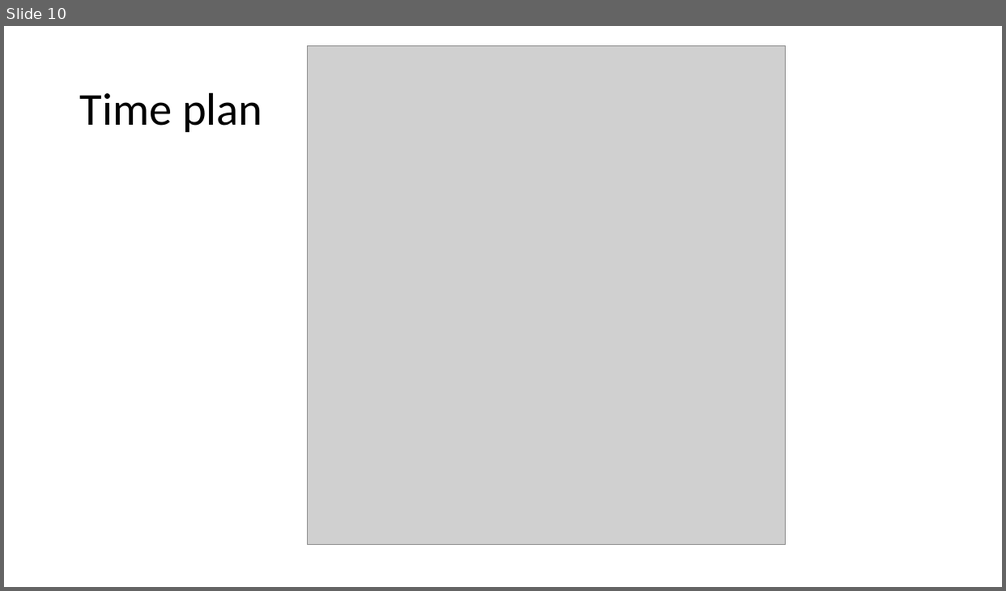
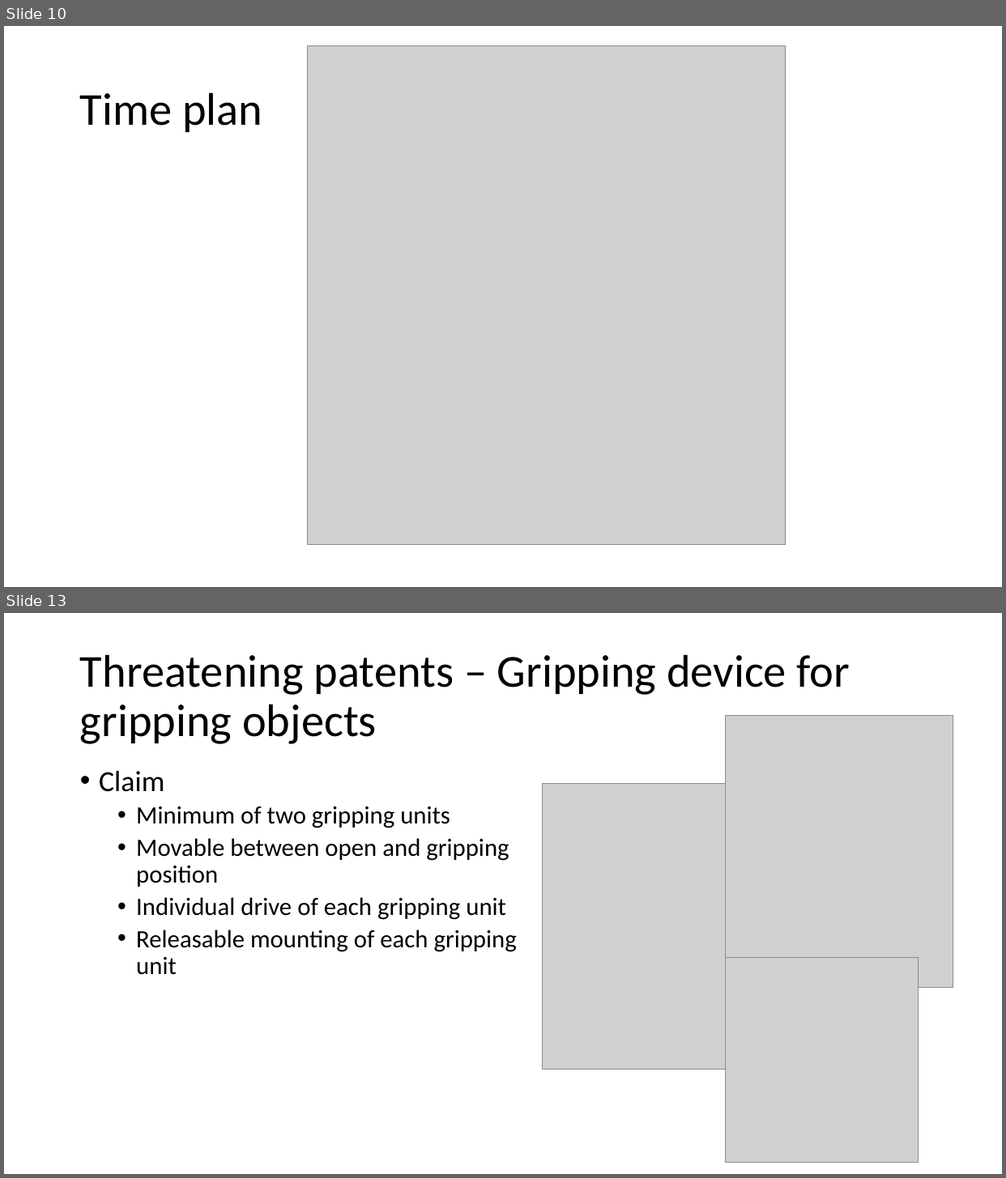
Before and after one commit to PROJ515/PROJ515-documentation, a slide deck: IP and exec plan presentation/IP-execc-plan-presentation.pptx. Shown one above the other, each under a label of ours: slide 10 before the commit, slides 10 and 13 after it; the slides between them are not shown. The pictures are 1006x591 and 1006x1178 pixels, drawn with LibreOffice and Linux fonts; fonts in the diff are those of the drawing; grey boxes stand for pictures. Boxes give left, top, right and bottom in pixels: in the first picture for what was removed or moved away, otherwise in the second. Text is boxed around its words. In the diff, an @@ line names an element or a change of style, - is before the commit and + after.

```diff
--- a/IP and exec plan presentation/IP-execc-plan-presentation.pptx
+++ b/IP and exec plan presentation/IP-execc-plan-presentation.pptx
@@ slide 13 added at [4, 613, 1002, 1174], background #FFFFFF @@
@@ title added at [80, 654, 850, 744], 44 pt, text #000000 @@
+Threatening patents – Gripping device for gripping objects
@@ picture added at [726, 715, 953, 987] @@
@@ text added at [99, 771, 517, 975], 24 pt, text #000000 @@
+• Claim
+  • Minimum of two gripping units
+  • Movable between open and gripping position
+  • Individual drive of each gripping unit
+  • Releasable mounting of each gripping unit
@@ picture added at [543, 784, 748, 1070] @@
@@ picture added at [726, 957, 918, 1162] @@
```
Also in this commit, not shown: 5 other slides added, 1 slide removed, 5 other files.
